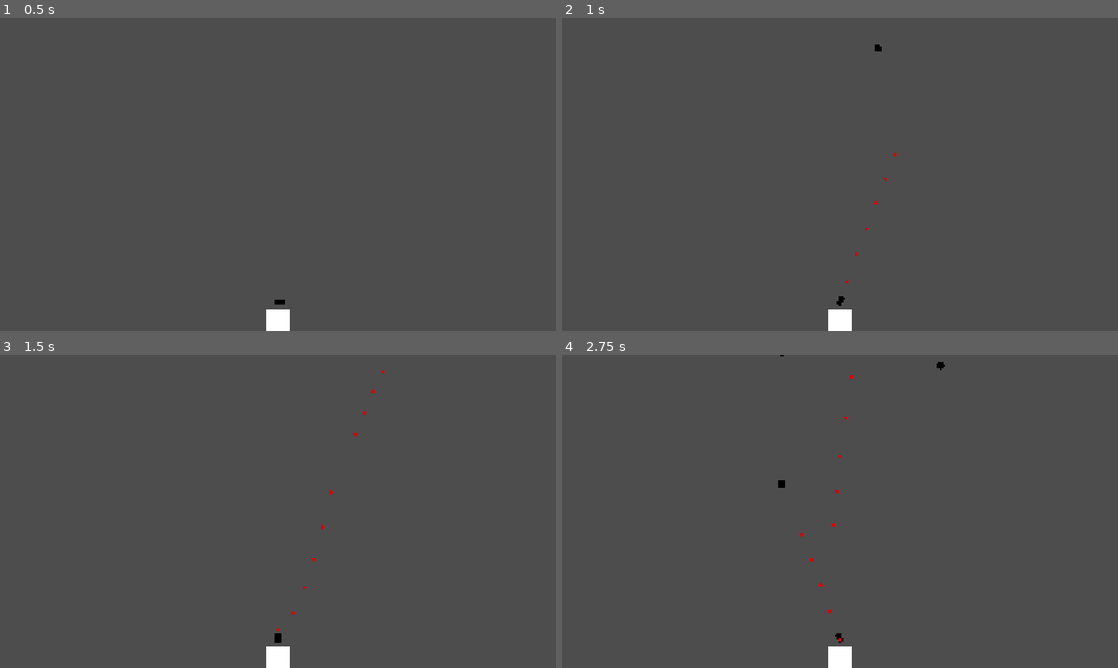
Above: before the commit, frames 1-4 (two rows, left to right).
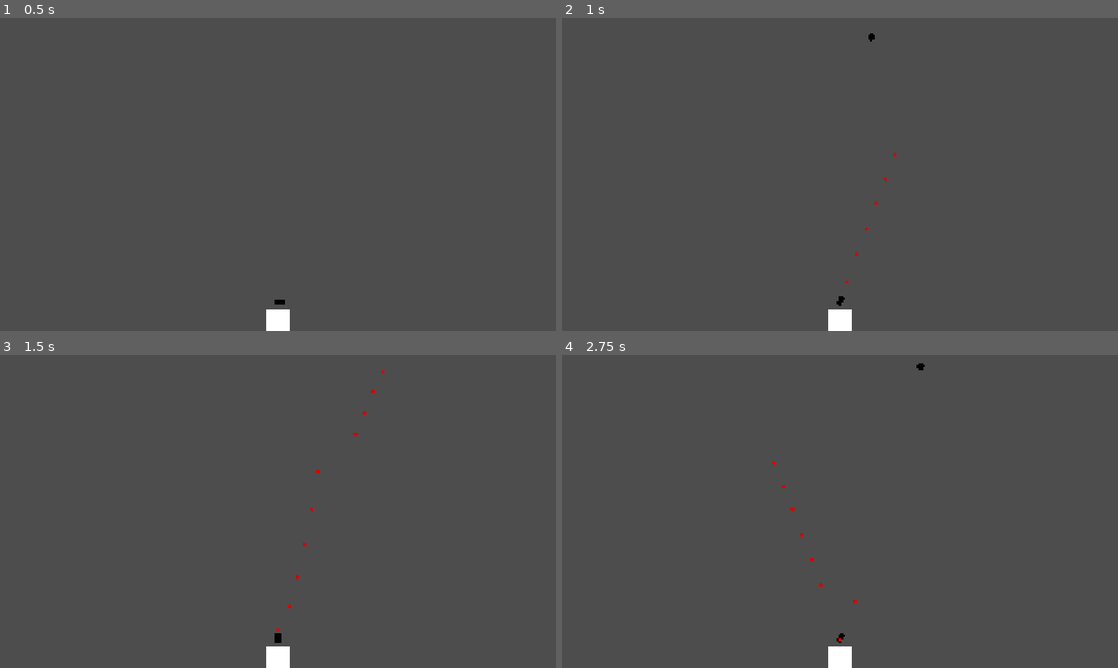
Above: after the commit, the same moments.

Repository: BilgiPasa/2d-gun-turret
Game: Godot game, scene res://Scenes/main_scene.tscn
Same seed, same stepped clock (60 frames per second), same inputs: the game is played once before the commit and once after it.
Inputs (mouse positions are in pixels of both pictures, inside the frame that each line leads up to):
- Up to frame 1 (0.5 s): no input
- Up to frame 2 (1 s): tap Enter at 0.5 s; move the mouse to (962, 158) at 0.52 s
- Up to frame 3 (1.5 s): move the mouse to (166, 527) at 1.27 s
- Up to frame 4 (2.75 s): move the mouse to (895, 442) at 2.02 s

Frame 1 is identical in both runs. In frame 2, less than 0.1% of the frame differs, in the area x 55-58%, y 4-11%; in frame 3, less than 0.1%; in frame 4, 0.2%, in the area x 37-69%, y 0-92%.

Commit message:
Change moving enemy spawn speed

Diff:
--- a/Scripts/movable_enemy_spawner.gd
+++ b/Scripts/movable_enemy_spawner.gd
@@ -2,7 +2,7 @@
 
 @onready var spawn_timer: Timer = $SpawnTimer
 const SPAWN_X_RANGE: int = 750
-const SPEED_RANGE: int = 750
+const SPEED_RANGE: int = 500
 const MOVABLE_ENEMY_SCENE = preload("res://Scenes/movable_enemy.tscn")
 
 func _ready() -> void:
